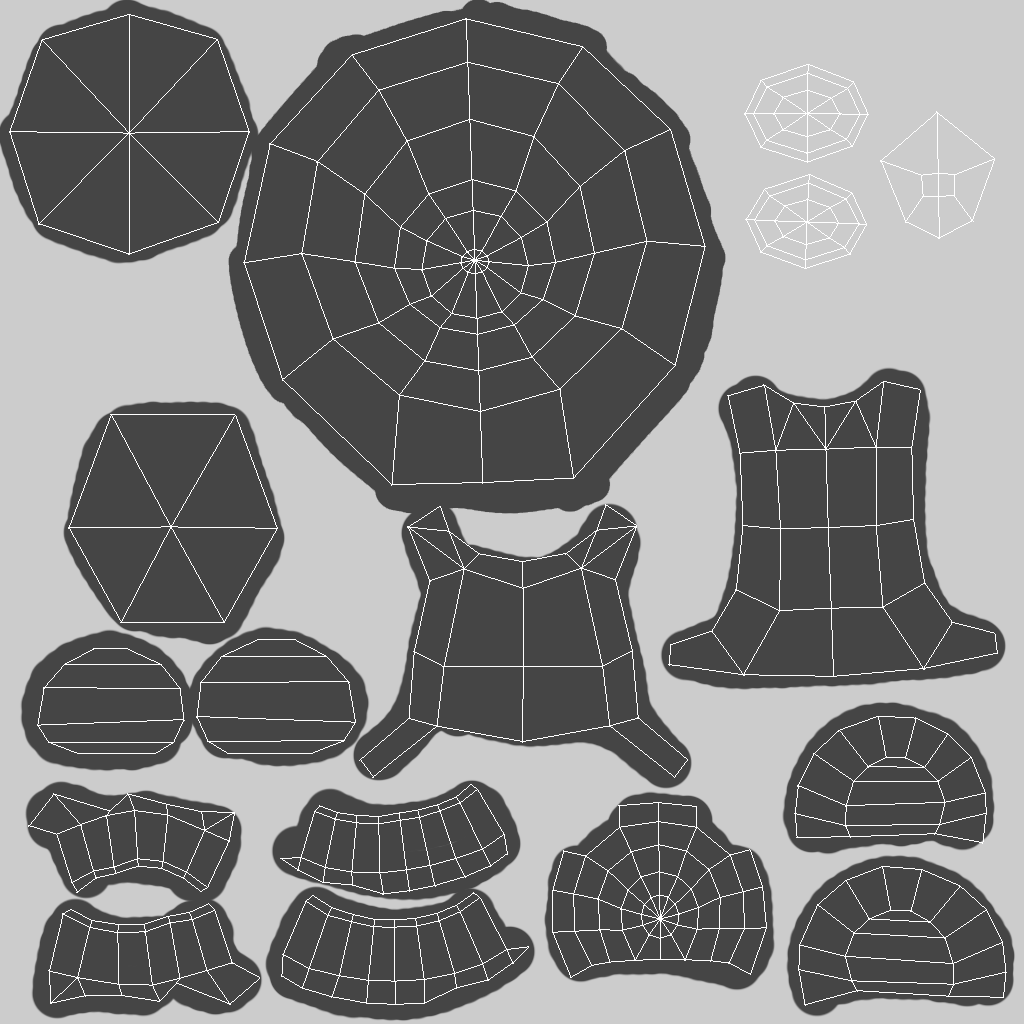
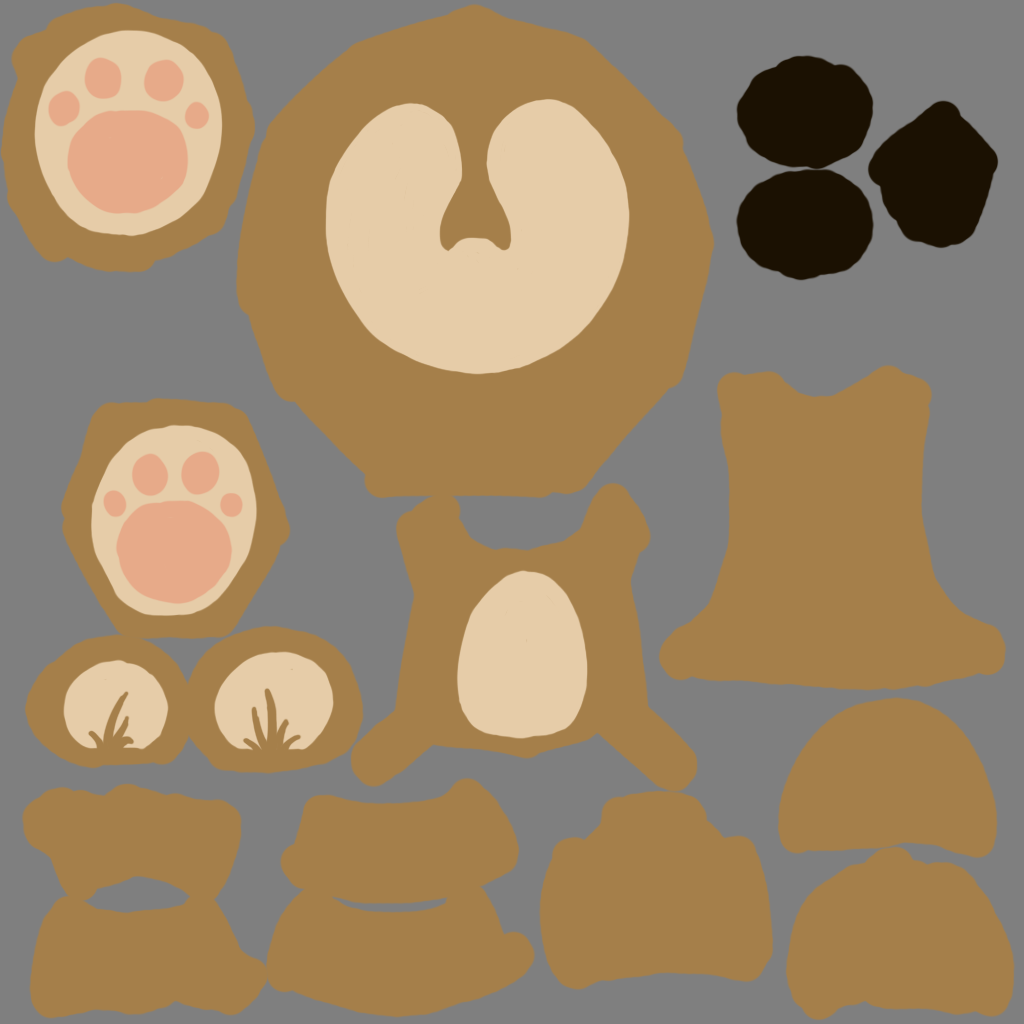
Layers edited between the first and the second 1024 x 1024 image:
hid "UVSnapShot" over box(9, 14, 1007, 1006)
hid "Layer 2" over box(0, 0, 1024, 1024)
